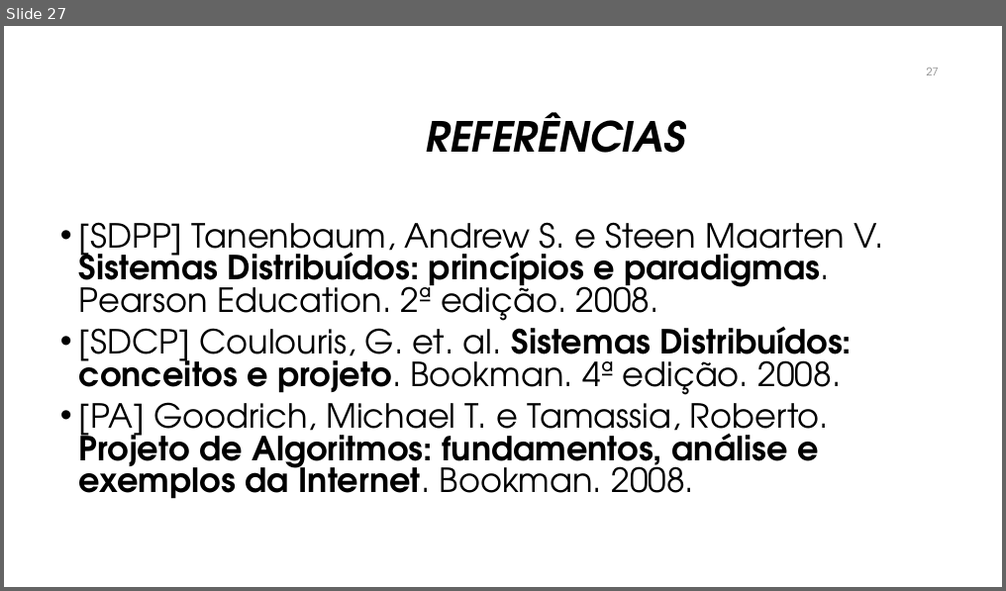
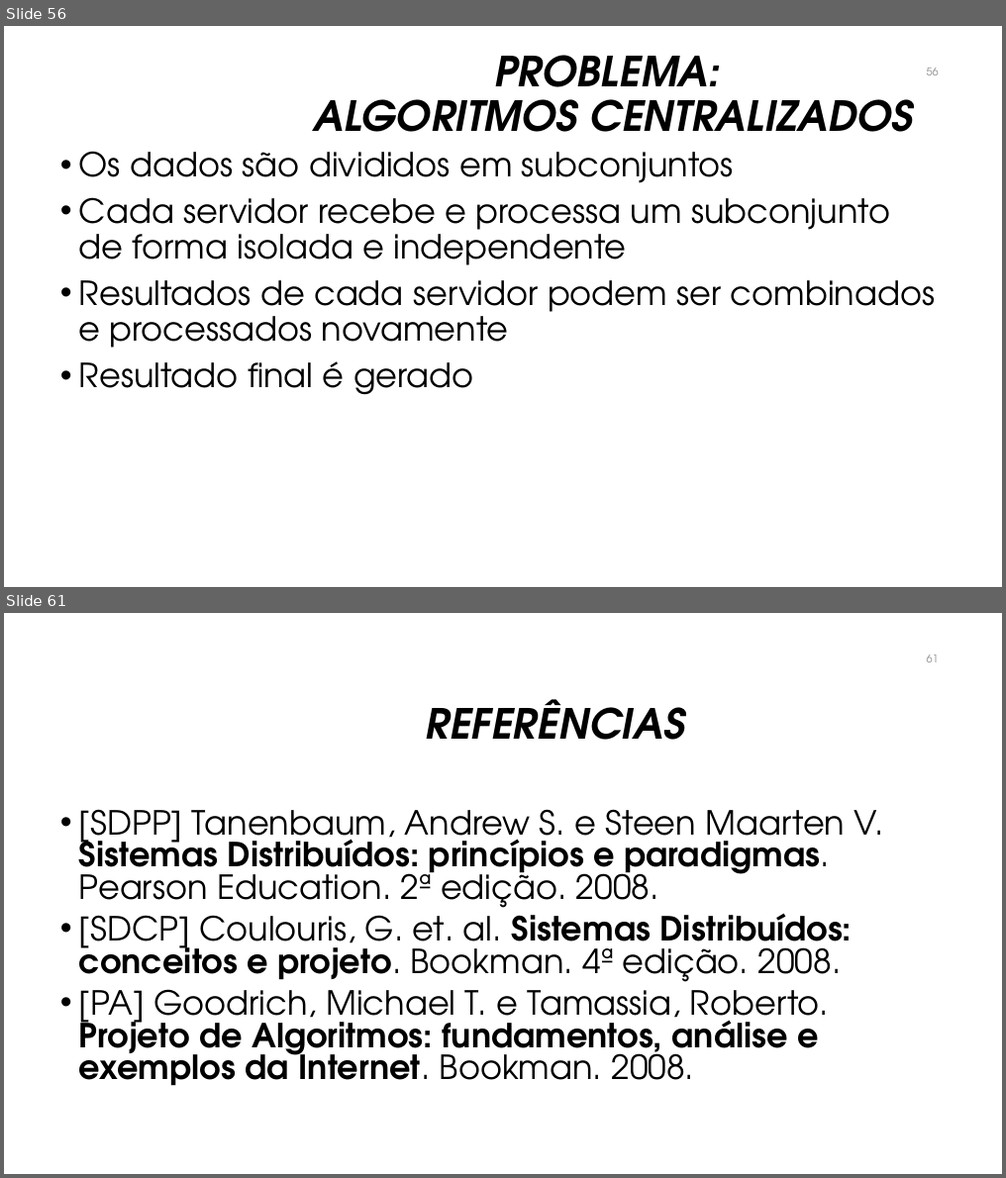
Before and after one commit to manoelcampos/sistemas-distribuidos, a slide deck: introducao-sd.pptx. Shown one above the other, each under a label of ours: slide 27 before the commit, slides 56 and 61 after it; the slides between them are not shown. The pictures are 1006x591 and 1006x1178 pixels, drawn with LibreOffice and Linux fonts; fonts in the diff are those of the drawing; background and template pictures are left out. Boxes give left, top, right and bottom in pixels: in the first picture for what was removed or moved away, otherwise in the second. Text is boxed around its words. In the diff, an @@ line names an element or a change of style, - is before the commit and + after.

```diff
--- a/introducao-sd.pptx
+++ b/introducao-sd.pptx
@@ slide 56 added at box(4, 26, 1002, 587), background #FFFFFF @@
@@ title added at box(313, 55, 913, 132), 40 pt, text #000000, bold, italic @@
+PROBLEMA:
+ALGORITMOS CENTRALIZADOS
@@ page number added at box(927, 68, 939, 76), 10.5 pt, text #8C8C8C @@
+56
@@ text added at box(79, 151, 935, 395), 32 pt, text #000000 @@
+• Os dados são divididos em subconjuntos
+• Cada servidor recebe e processa um subconjunto de forma isolada e independente
+• Resultados de cada servidor podem ser combinados e processados novamente
+• Resultado final é gerado
@@ what was slide 27 is now slide 61 @@
@@ page number at box(927, 655, 939, 663): text changed @@
-27
+61
```
Also in this commit, not shown: 2 slides changed, 33 other slides added, 12 other files.
